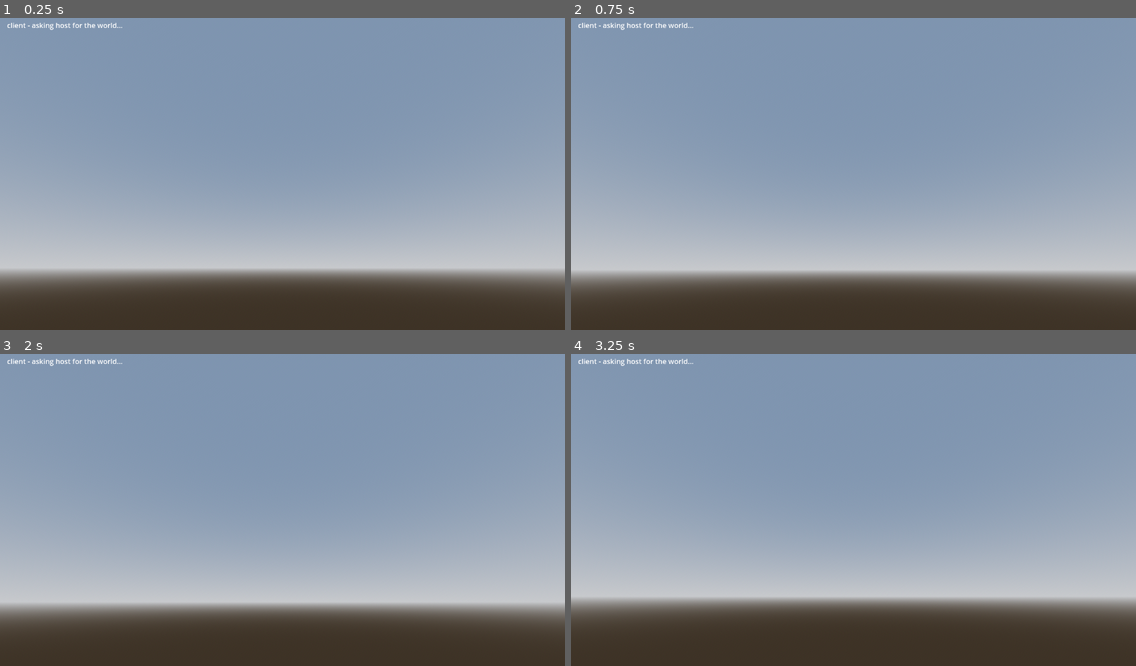
Above: before the commit, frames 1-4 (two rows, left to right).
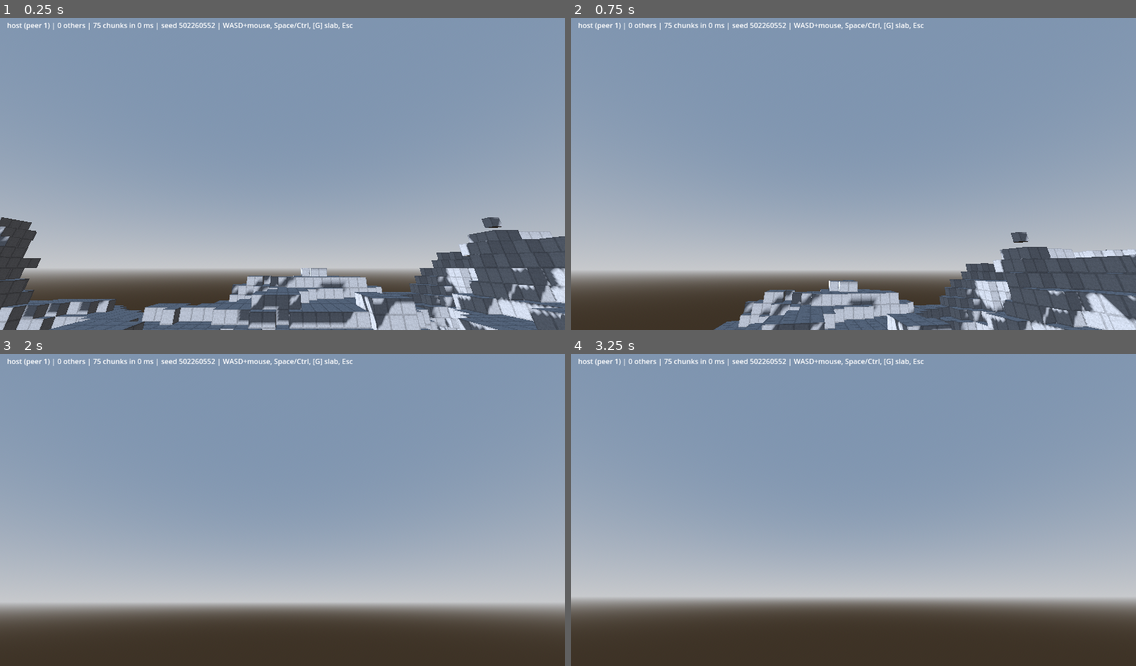
Above: after the commit, the same moments.

Repository: FrostyyTiger/Kubik
Game: Godot game, scene res://scenes/game.tscn
The game is run twice, just before and just after one commit, with the same random seed, the same clock (stepped at 60 frames per second) and the same inputs. This scene is started directly instead of the project's main scene.
Inputs (mouse positions are in pixels of both pictures, inside the frame that each line leads up to):
- Up to frame 1 (0.25 s): no input
- Up to frame 2 (0.75 s): tap Enter at 0.5 s; move the mouse to (881, 170) at 0.52 s; hold W from 0.53 s (still down); tap G at 0.6 s
- Up to frame 3 (2 s): keep holding W; tap Space at 0.77, 1.52 s; move the mouse to (254, 510) at 1.27 s; tap Ctrl at 1.35 s
- Up to frame 4 (3.25 s): keep holding W; tap Space at 2, 3.02 s; move the mouse to (864, 500) at 2.02 s; hold Shift 2.03-2.78 s; tap Enter at 2.75 s; move the mouse to (847, 513) at 2.77 s; tap Alt at 2.85 s

The runs differ from the first frame. In frame 1, 17% of the frame differs, in the area x 0-100%, y 1-100%; in frame 2, 13%; in frame 3, 0.5%; in frame 4, 0.5%.

Commit message:
feat(net): offline host role, and survive the host disappearing
Found by actually running the thing headless. Two gaps:

Entering the game scene without a session (F6 in the editor, or single
player) fell into the CLIENT branch and hung waiting for a seed. Net gains
host_offline(): take the HOST role without opening a socket at all, so every
is_host() check, every validation rule and the whole mutation path behave
exactly as they do online. Single player is a host with zero clients, taken
literally, rather than a second code path.

Nothing handled the host vanishing. The client kept its _process sync loop
running and Godot logged "Trying to call an RPC while no multiplayer peer is
active" every frame forever. Game now returns to the menu on
host_disconnected, and the menu explains why.

Also: local_peer_id() and other_peer_ids() now check the peer's connection
status rather than merely that a peer object exists. After a host vanishes
the peer is still assigned but dead, and get_unique_id() on it is an engine
error - which is what made the disconnect log line print client:0.

World no longer broadcasts a block diff when hosting alone; rpc() with no
peer is an error, not a no-op.

Co-Authored-By: Claude Opus 5 (1M context) <noreply@anthropic.com>
Claude-Session: https://claude.ai/code/session_01UiSAFbDzRSimYc9Mx2DoXk

Diff:
--- a/scripts/game/game.gd
+++ b/scripts/game/game.gd
@@ -43,6 +43,12 @@
 func _ready() -> void:
 	_world.generation_finished.connect(_on_world_ready)
 	Net.peer_left.connect(_on_peer_left)
+	Net.host_disconnected.connect(_on_host_disconnected)
+
+	if not Net.is_online():
+		# Reached by pressing F6 on this scene, and by single player. Host with
+		# zero clients rather than a separate offline mode.
+		Net.host_offline()
 
 	if Net.is_host():
 		# The host invents the world. Godot randomises its RNG seed at startup,
@@ -65,6 +71,11 @@
 		if _join_retry <= 0.0:
 			_request_join_state()
 
+	# A session we are no longer part of has nothing to sync, and calling rpc()
+	# without a live peer is an engine error, not a no-op.
+	if not Net.is_online():
+		return
+
 	_sync_accum += delta
 	if _sync_accum < 1.0 / SYNC_HZ:
 		return
@@ -188,6 +199,12 @@
 	_players.erase(peer_id)
 
 
+## The host quit or crashed. The world was theirs, so there is nothing sensible
+## to keep playing - back to the menu, which explains why.
+func _on_host_disconnected() -> void:
+	get_tree().change_scene_to_file("res://scenes/main_menu.tscn")
+
+
 func _on_peer_left(peer_id: int) -> void:
 	# The host drops them from the authoritative table; everyone drops the
 	# capsule right away rather than waiting for the next sync.
--- a/scripts/net/net_manager.gd
+++ b/scripts/net/net_manager.gd
@@ -33,6 +33,9 @@
 
 var role: Role = Role.OFFLINE
 var transport: NetTransport = null
+
+## Why the last session ended, shown once by the menu. Empty means "no news".
+var last_status := ""
 
 
 func _ready() -> void:
@@ -81,6 +84,19 @@
 	return true
 
 
+## Single player, or running the game scene directly from the editor (F6).
+##
+## Host with zero clients, taken literally: we take the HOST role without
+## opening a socket at all. Every is_host() check, every validation rule and
+## the whole mutation path behave exactly as they do online - which is the
+## point of not having a separate single-player mode.
+func host_offline() -> void:
+	_teardown_peer()
+	role = Role.HOST
+	_log("offline session, no socket")
+	hosting_started.emit()
+
+
 func leave() -> void:
 	if role == Role.OFFLINE:
 		return
@@ -101,15 +117,28 @@
 	return role != Role.OFFLINE
 
 
-## Our own peer id. Falls back to 1 when offline so that code written as
-## "authority is 1" still behaves sensibly before a session exists.
+## Our own peer id. Falls back to 1 when there is no live connection, so that
+## code written as "authority is 1" behaves sensibly before a session exists,
+## in an offline session, and during teardown.
+##
+## Checking the peer is not enough: after the host vanishes the peer object is
+## still assigned but dead, and get_unique_id() on it is an engine error.
 func local_peer_id() -> int:
-	return multiplayer.get_unique_id() if is_online() else 1
+	if not _peer_connected():
+		return 1
+	return multiplayer.get_unique_id()
 
 
 ## Everyone else currently in the session.
 func other_peer_ids() -> PackedInt32Array:
-	return multiplayer.get_peers() if is_online() else PackedInt32Array()
+	if not _peer_connected():
+		return PackedInt32Array()
+	return multiplayer.get_peers()
+
+
+func _peer_connected() -> bool:
+	var peer := multiplayer.multiplayer_peer
+	return peer != null and peer.get_connection_status() == MultiplayerPeer.CONNECTION_CONNECTED
 
 
 # --- Signal handlers --------------------------------------------------------
@@ -140,6 +169,7 @@
 	_log("host went away")
 	_teardown_peer()
 	role = Role.OFFLINE
+	last_status = "The host closed the session."
 	host_disconnected.emit()
 
 
@@ -167,5 +197,5 @@
 		Role.HOST:
 			who = "host"
 		Role.CLIENT:
-			who = "client:%d" % multiplayer.get_unique_id()
+			who = "client:%d" % local_peer_id()
 	print("[Net/%s] %s" % [who, msg])
--- a/scripts/world/world.gd
+++ b/scripts/world/world.gd
@@ -201,7 +201,9 @@
 		# Nothing changed (already that block), so nothing to tell anyone.
 		return
 	_edits[world_block_pos] = block_id
-	_cl_apply_block.rpc(world_block_pos, block_id)
+	# Nobody to tell when hosting alone, and rpc() without a peer is an error.
+	if not Net.other_peer_ids().is_empty():
+		_cl_apply_block.rpc(world_block_pos, block_id)
 
 
 ## The host says yes or no. Today the rules are minimal; reach distance,
